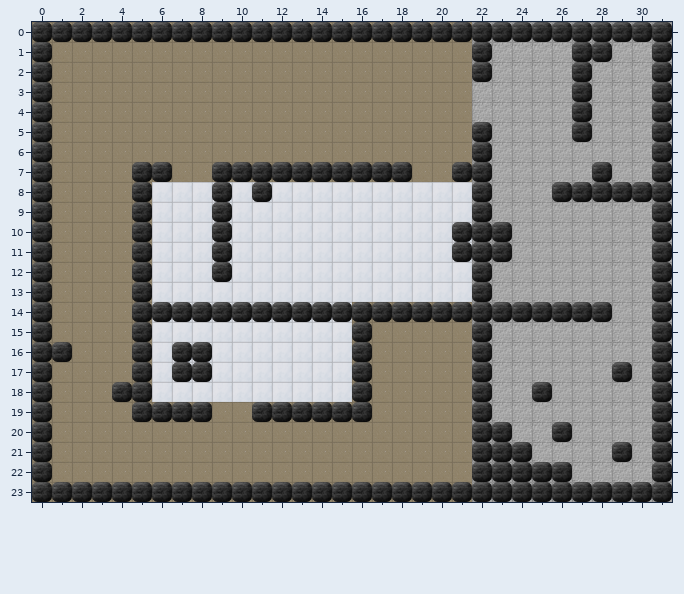
Two states of a Tiled map, maps/facility1.tmx. Above is the file before it was changed.
Cells are 32x32 px. Shown: x 0..31, y 0..23.
The same view after the edit:
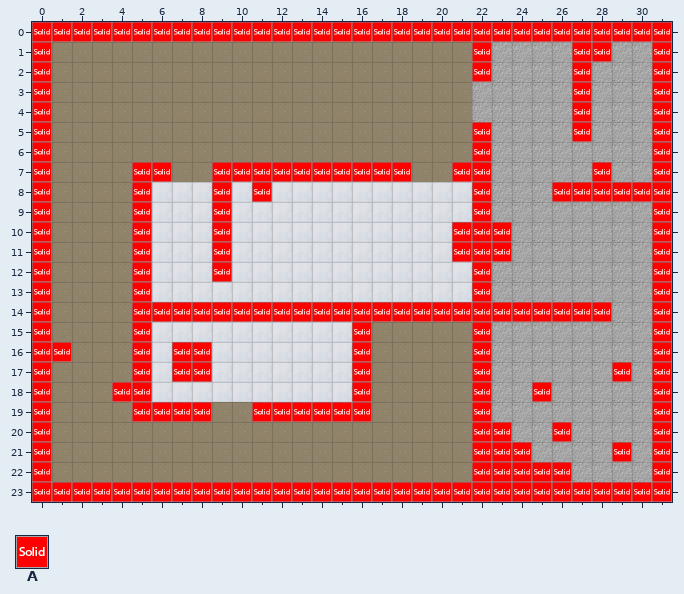
Key: from "collision_tiles": A 0.
_ is an empty cell.
Tiles of an added or newly shown layer are drawn over the layers below it.
The commit says: Fixed TitleProperties undefined
The exact change:
Layer "collision" (now shown):
y 0: x 0..31 ________________________________ -> AAAAAAAAAAAAAAAAAAAAAAAAAAAAAAAA
y 1: x 0 _ -> A; x 22 _ -> A; x 27..28 __ -> AA; x 31 _ -> A
y 2: x 0 _ -> A; x 22 _ -> A; x 27 _ -> A; x 31 _ -> A
y 3..4: x 0 _ -> A; x 27 _ -> A; x 31 _ -> A
y 5: x 0 _ -> A; x 22 _ -> A; x 27 _ -> A; x 31 _ -> A
y 6: x 0 _ -> A; x 22 _ -> A; x 31 _ -> A
y 7: x 0 _ -> A; x 5..6 __ -> AA; x 9..18 __________ -> AAAAAAAAAA; x 21..22 __ -> AA; x 28 _ -> A; x 31 _ -> A
y 8: x 0 _ -> A; x 5 _ -> A; x 9 _ -> A; x 11 _ -> A; x 22 _ -> A; x 26..31 ______ -> AAAAAA
y 9: x 0 _ -> A; x 5 _ -> A; x 9 _ -> A; x 22 _ -> A; x 31 _ -> A
y 10..11: x 0 _ -> A; x 5 _ -> A; x 9 _ -> A; x 21..23 ___ -> AAA; x 31 _ -> A
y 12: x 0 _ -> A; x 5 _ -> A; x 9 _ -> A; x 22 _ -> A; x 31 _ -> A
y 13: x 0 _ -> A; x 5 _ -> A; x 22 _ -> A; x 31 _ -> A
y 14: x 0 _ -> A; x 5..28 ________________________ -> AAAAAAAAAAAAAAAAAAAAAAAA; x 31 _ -> A
y 15: x 0 _ -> A; x 5 _ -> A; x 16 _ -> A; x 22 _ -> A; x 31 _ -> A
y 16: x 0..1 __ -> AA; x 5 _ -> A; x 7..8 __ -> AA; x 16 _ -> A; x 22 _ -> A; x 31 _ -> A
y 17: x 0 _ -> A; x 5 _ -> A; x 7..8 __ -> AA; x 16 _ -> A; x 22 _ -> A; x 29 _ -> A; x 31 _ -> A
y 18: x 0 _ -> A; x 4..5 __ -> AA; x 16 _ -> A; x 22 _ -> A; x 25 _ -> A; x 31 _ -> A
y 19: x 0 _ -> A; x 5..8 ____ -> AAAA; x 11..16 ______ -> AAAAAA; x 22 _ -> A; x 31 _ -> A
y 20: x 0 _ -> A; x 22..23 __ -> AA; x 26 _ -> A; x 31 _ -> A
y 21: x 0 _ -> A; x 22..24 ___ -> AAA; x 29 _ -> A; x 31 _ -> A
y 22: x 0 _ -> A; x 22..26 _____ -> AAAAA; x 31 _ -> A
y 23: x 0..31 ________________________________ -> AAAAAAAAAAAAAAAAAAAAAAAAAAAAAAAA
